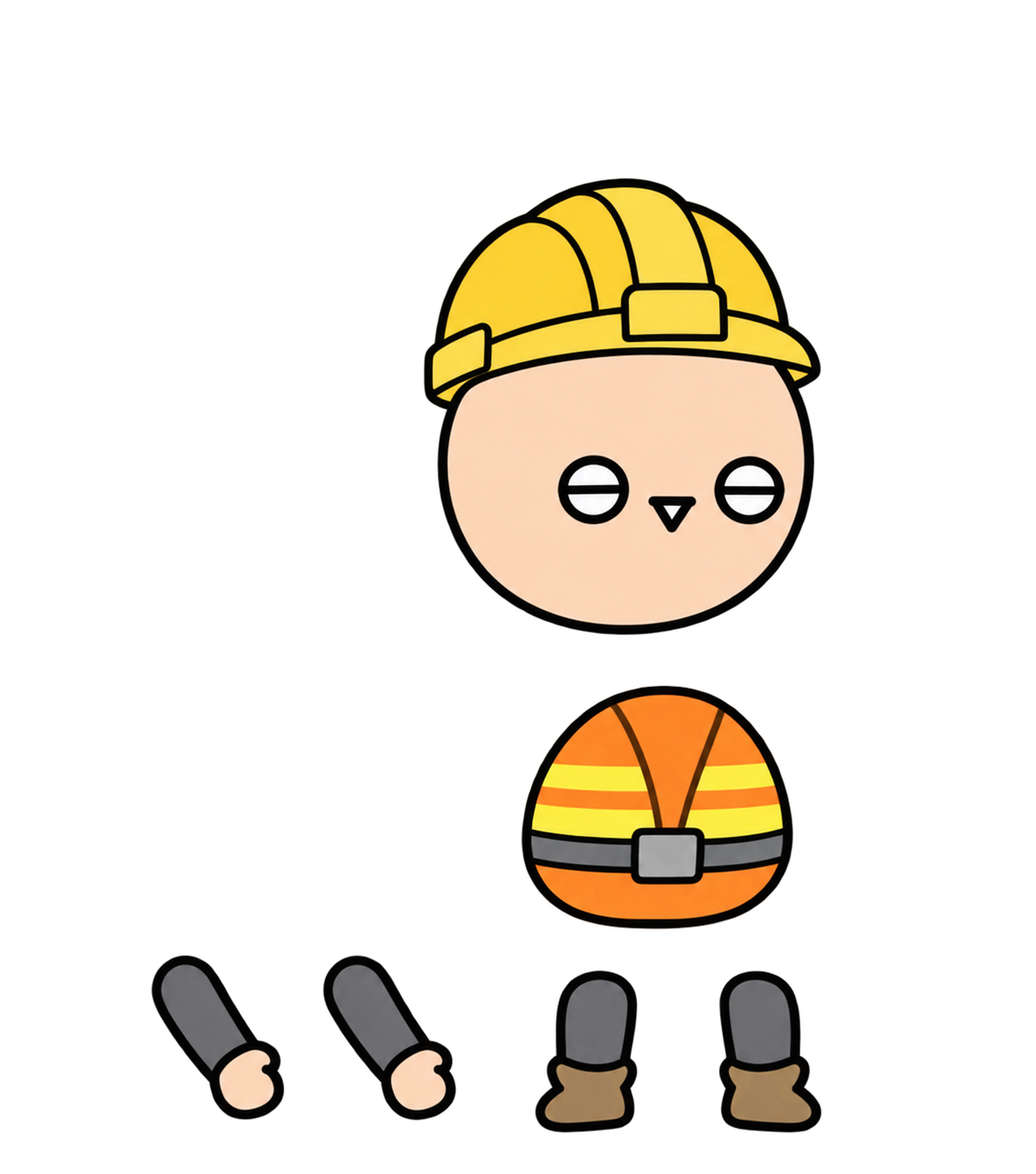
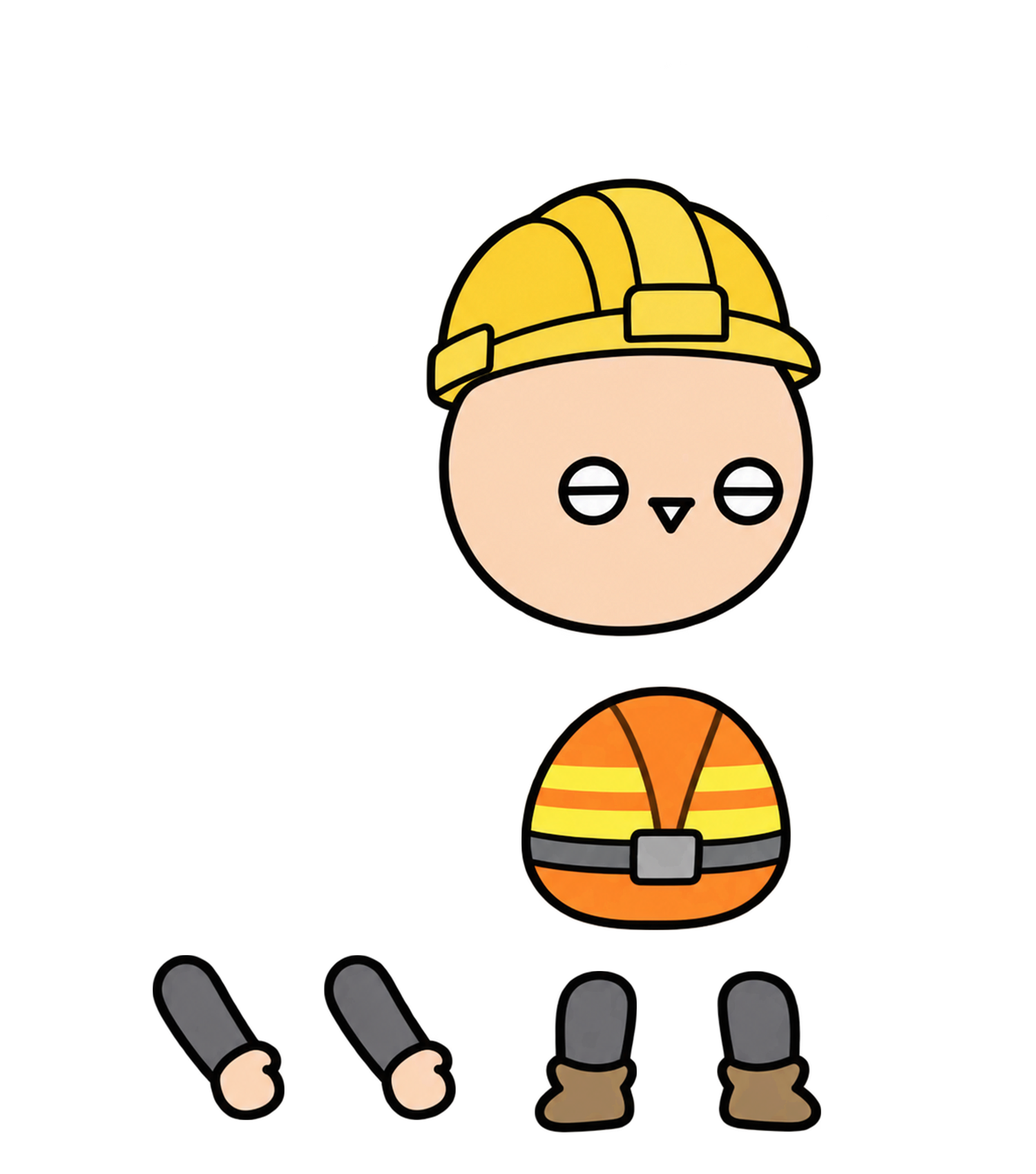
Layered file, before and after one edit (1036×1174). Changes by layer:
painted on "머리" over [421, 177, 822, 638]
painted on "몸통" over [520, 684, 795, 932]
painted on "팔1" over [149, 954, 287, 1122]
painted on "팔2" over [322, 954, 457, 1122]
painted on "다리1" over [532, 969, 638, 1135]
painted on "다리2" over [716, 970, 822, 1135]
